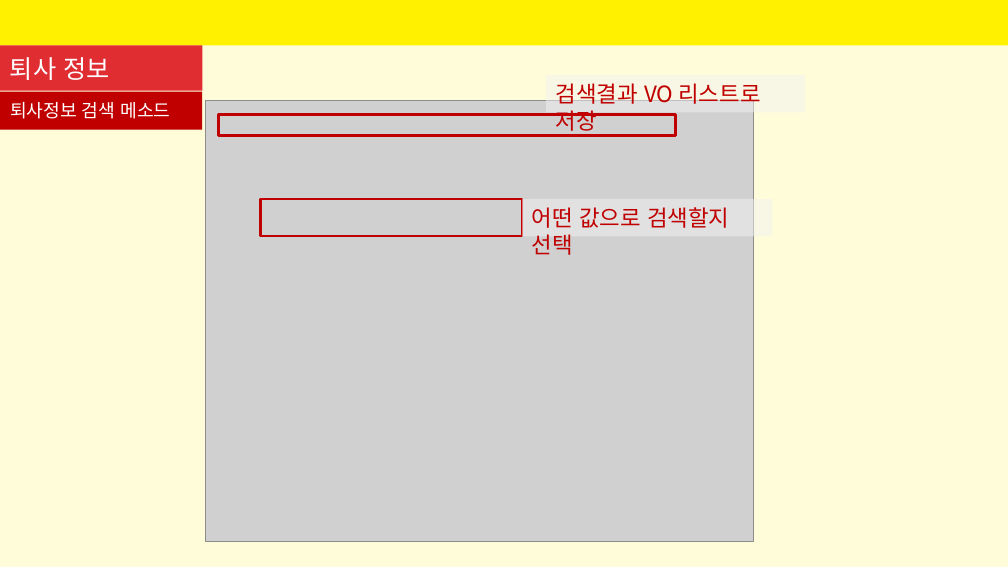
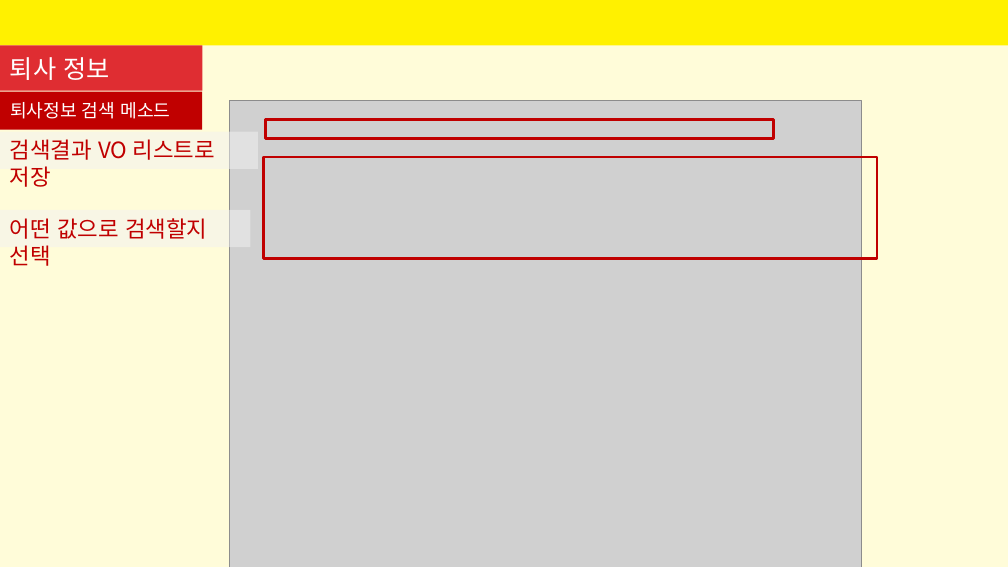
Before and after one commit to SeyoungKim30/HRmanagingApp, a slide deck: slide 38 of 인사프로그램-김세영.pptx (slide 40 before the commit). Drawn at 1008x567 pixels with LibreOffice and Linux fonts; fonts in the diff are those of the drawing; grey boxes stand for pictures. Boxes give left, top, right and bottom in pixels: in the first picture for what was removed or moved away, otherwise in the second. Text is boxed around its words. In the diff, an @@ line names an element or a change of style, - is before the commit and + after.

```diff
--- a/인사프로그램-김세영.pptx
+++ b/인사프로그램-김세영.pptx
@@ picture: place and size @@
-picture at [206,101,753,541]
+picture at [230,101,862,567]
@@ rectangle "검색결과 VO 리스트로 저장": place and size @@
-rectangle "검색결과 VO 리스트로 저장" at [546,76,805,113]
+rectangle "검색결과 VO 리스트로 저장" at [0,132,258,169]
@@ rectangle: place and size @@
-rectangle at [219,115,676,135]
+rectangle at [266,120,774,138]
@@ rectangle: place and size @@
-rectangle at [260,199,522,236]
+rectangle at [263,157,877,259]
@@ rectangle "어떤 값으로 검색할지 선택": place and size @@
-rectangle "어떤 값으로 검색할지 선택" at [522,199,772,236]
+rectangle "어떤 값으로 검색할지 선택" at [0,210,250,247]
```
Also in this commit, not shown: 10 other slides changed, 5 slides added, 6 slides removed, 28 other files.
